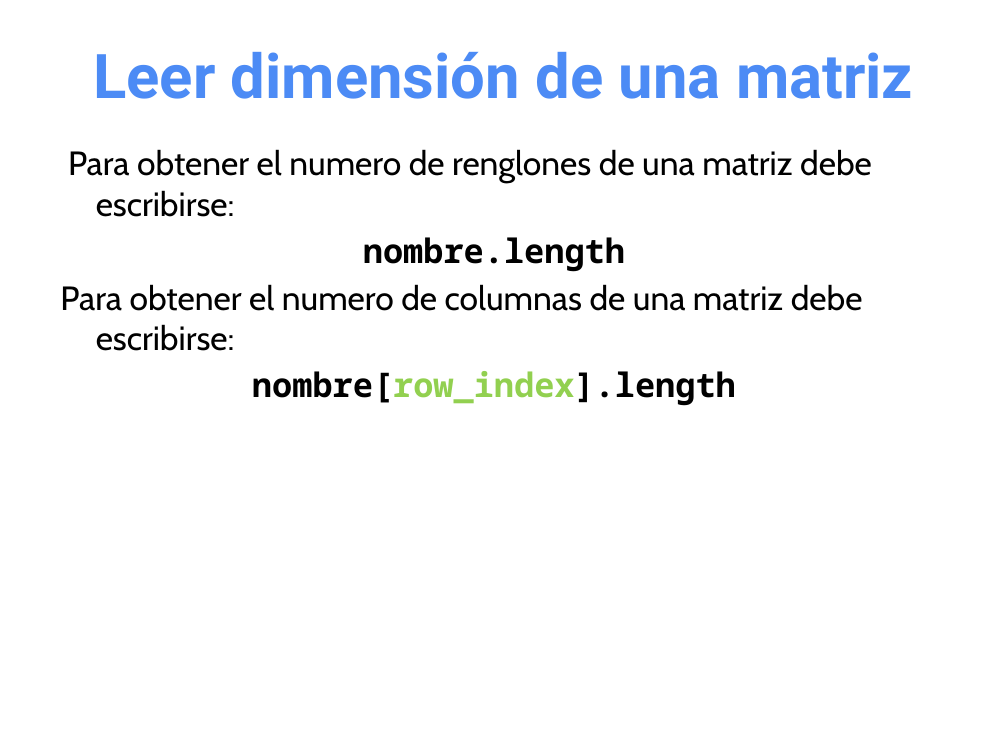
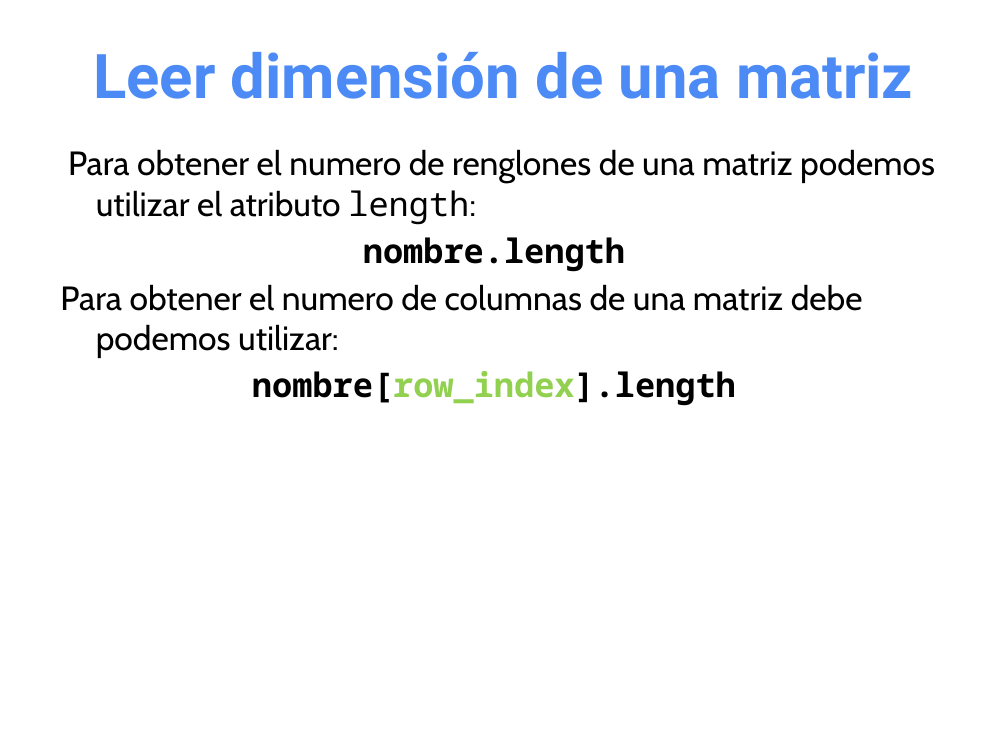
Before and after one commit to OMardil/INFO2, a slide deck: slide 14 of MOD01_Arreglos_multidimensionales/01 Presentacion/INFO2_MOD01-Arreglos_Multidimensionales.pptx (slide 15 before the commit). Drawn at 1008x756 pixels with LibreOffice and Linux fonts; fonts in the diff are those of the drawing. Boxes give left, top, right and bottom in pixels: in the first picture for what was removed or moved away, otherwise in the second. Text is boxed around its words. In the diff, an @@ line names an element or a change of style, - is before the commit and + after.

```diff
--- a/MOD01_Arreglos_multidimensionales/01 Presentacion/INFO2_MOD01-Arreglos_Multidimensionales.pptx
+++ b/MOD01_Arreglos_multidimensionales/01 Presentacion/INFO2_MOD01-Arreglos_Multidimensionales.pptx
@@ text at (68, 149, 935, 225): text changed @@
-Para obtener el numero de renglones de una matriz debe escribirse:
+Para obtener el numero de renglones de una matriz podemos utilizar el atributo length:
@@ text at (60, 284, 863, 358): text changed @@
-Para obtener el numero de columnas de una matriz debe escribirse:
+Para obtener el numero de columnas de una matriz debe podemos utilizar:
```
Also in this commit, not shown: 5 other slides changed, 2 slides added, 1 slide removed, 2 other files.
